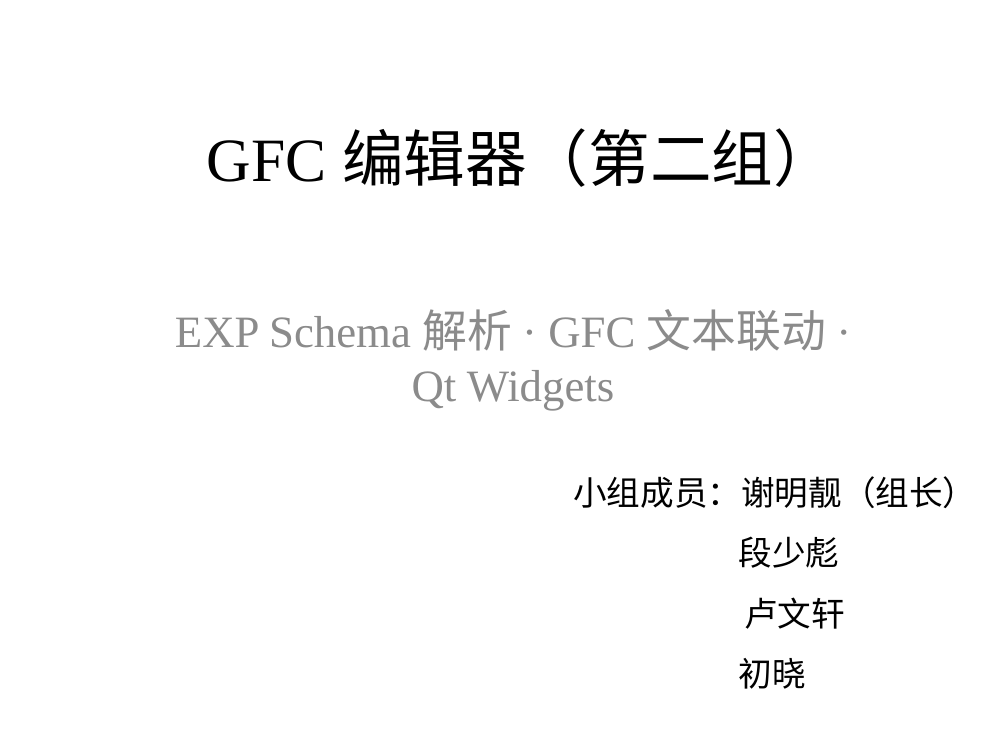
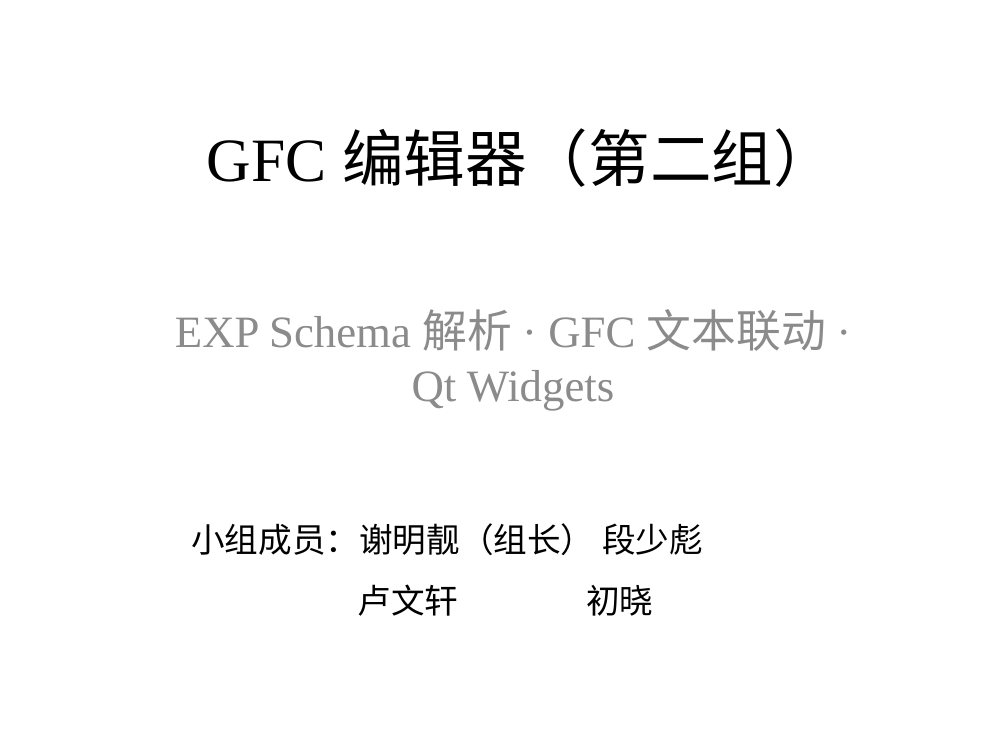
Before and after one commit to azadkong/TOT2025, a slide deck: slide 1 of TOT2025_presentation.pptx. Drawn at 1008x756 pixels with LibreOffice and Linux fonts; fonts in the diff are those of the drawing. Boxes give left, top, right and bottom in pixels: in the first picture for what was removed or moved away, otherwise in the second. Text is boxed around its words. In the diff, an @@ line names an element or a change of style, - is before the commit and + after.

```diff
--- a/TOT2025_presentation.pptx
+++ b/TOT2025_presentation.pptx
@@ text at (191, 523, 703, 616): text changed @@
-小组成员：谢明靓（组长）
-段少彪
-卢文轩
-初晓
+小组成员：谢明靓（组长） 段少彪
+卢文轩 初晓
```
Also in this commit, not shown: 5 other slides changed, 1 other file.
